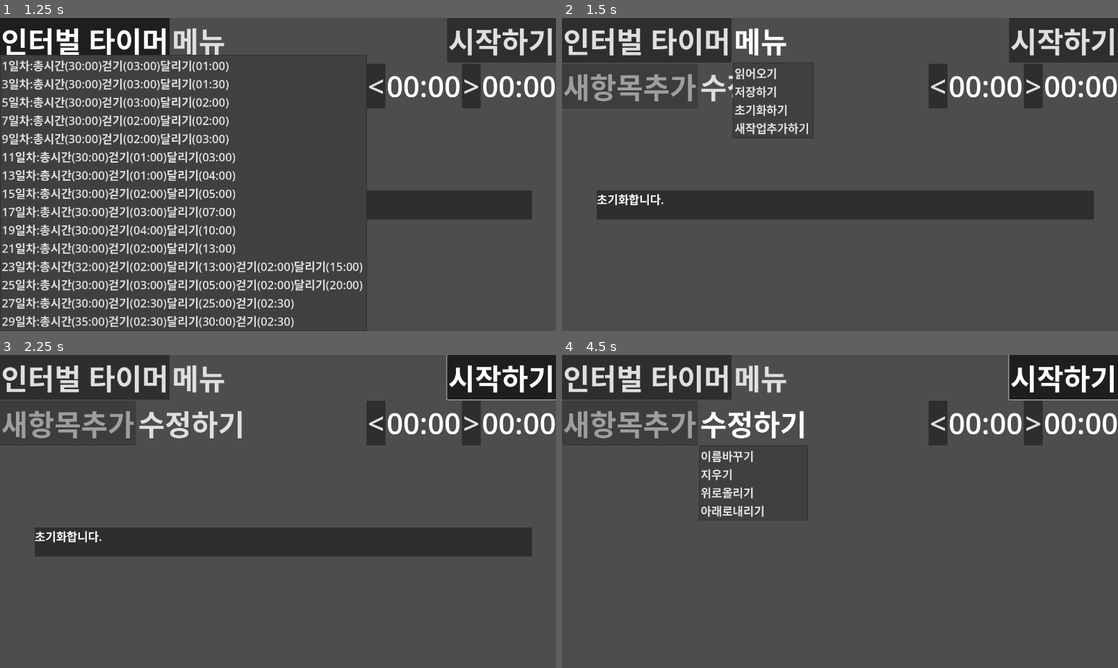
Above: before the commit, frames 1-4 (two rows, left to right).
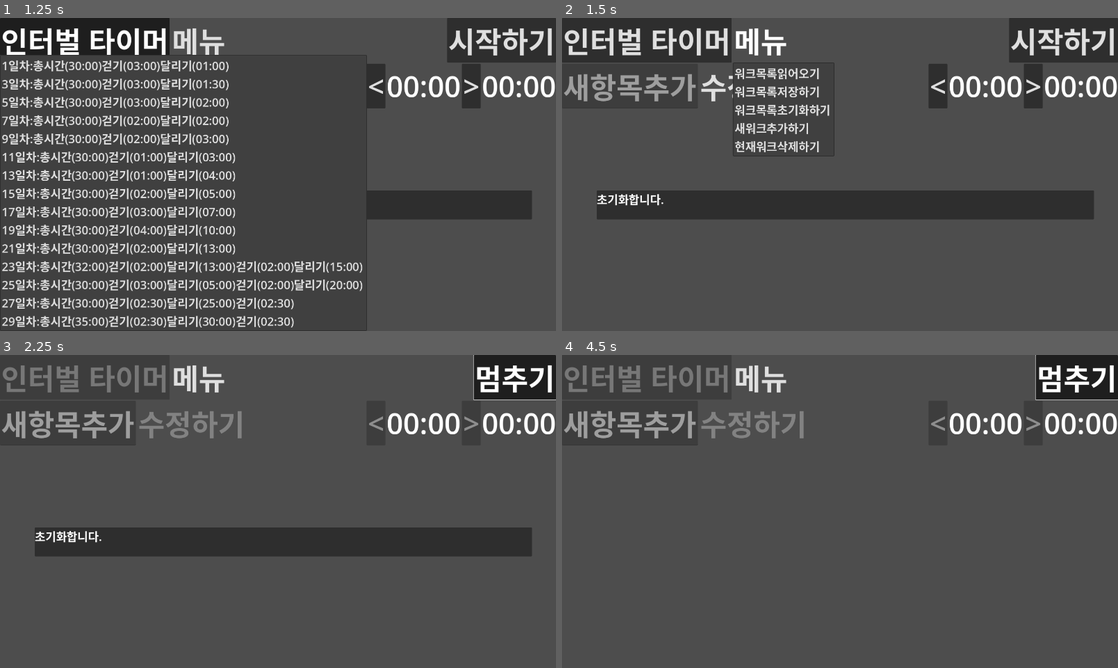
Above: after the commit, the same moments.

Repository: kasworld/maranic
Game: Godot game, scene res://main.tscn
Two runs of this game, one before a commit and one after it. Both use one fixed random seed, a clock stepped at 60 frames per second and the inputs below.
Inputs (mouse positions are in pixels of both pictures, inside the frame that each line leads up to):
- Up to frame 1 (1.25 s): click "인터벌 타이머" at 0.5 s
- Up to frame 2 (1.5 s): click "메뉴" at 1.25 s
- Up to frame 3 (2.25 s): click "시작하기" at 2 s
- Up to frame 4 (4.5 s): click "시작하기" (after the commit: "멈추기") at 2.75 s; click "시작하기" at 3.5 s; click (751, 423) at 4.25 s, where only the run before the commit has a clickable "수정하기"

Frame 1 is identical in both runs. In frame 2, 1.2% of the frame differs, in the area x 30-49%, y 14-45%; in frame 3, 2.9%; in frame 4, 3.5%, in the area x 0-95%, y 0-53%.
Error after the commit: Invalid access of index '0' on a base object of type: 'PackedStringArray'. (res://main.gd:8)

Commit message:
add del_current_work

Diff:
--- a/main.gd
+++ b/main.gd
@@ -12,6 +12,7 @@
 
 var work_list :WorkList
 var work_nodes = []
+var current_work_index = -1
 var sub_work_index = 1
 
 func update_time_labels()->void:
@@ -38,6 +39,7 @@
 	WorkListMenuButton.get_popup().clear()
 	for i in work_list.works.size():
 		WorkListMenuButton.get_popup().add_item(work_list.get_at(i).to_str(),i)
+	clear_work_nodes()
 
 func _on_timer_timeout() -> void:
 	if work_nodes[0].dec_remain_sec() != true: # fail to dec
@@ -60,17 +62,20 @@
 	var sel = WorkListMenuButton.get_popup().get_focused_item()
 	if sel ==-1 :
 		return
+	current_work_index = sel
 	select_work(sel)
 
 func select_work(work_index)->void:
 	var sel_wd = work_list.get_at(work_index)
-	WorkListMenuButton.text = sel_wd.title
 	text2speech("%s로 설정합니다." % sel_wd.title)
-	make_works(sel_wd)
+	clear_work_nodes()
+	make_work_nodes(sel_wd)
 	reset_time()
 	update_time_labels()
+	WorkListMenuButton.text = sel_wd.title
 
-func make_works(wk :WorkList.Work)->void:
+
+func clear_work_nodes()->void:
 	# clear
 	for i in work_nodes.size():
 		if i == 0:
@@ -80,6 +85,9 @@
 	work_nodes = [
 		$VBoxContainer/MainWorkContainer
 	]
+	$VBoxContainer/TitleContainer/WorkListMenuButton.text = "인터벌 타이머"
+
+func make_work_nodes(wk :WorkList.Work)->void:
 	for i in wk.sub_work_list.size()-1:
 		var wn = work_scene.instantiate()
 		wn.focus_mode = Control.FOCUS_ALL
@@ -111,14 +119,16 @@
 	if sel ==-1 :
 		return
 	match sel :
-		0: # 읽어오기
+		0: # 워크목록읽어오기
 			load_work_list()
-		1: # 저장하기
+		1: # 워크목록저장하기
 			save_work_list()
-		2: # 초기화하기
+		2: # 워크목록초기화하기
 			reset_work_list()
-		3: # 새작업추가하기
+		3: # 새워크추가하기
 			add_new_work()
+		4: # 현재워크삭제하기
+			del_current_work()
 		_: # unknown
 			print_debug("unknown", sel)
 
@@ -157,6 +167,13 @@
 	$TimedMessage.show_message("새워크를추가합니다.")
 	select_work( new_work_index )
 
+func del_current_work()->void:
+	var errmsg = work_list.del_at(current_work_index)
+	if not errmsg.is_empty() :
+		$TimedMessage.show_message(errmsg)
+		return
+	work_list2work_list_menu()
+
 # raw data
 var file_name = OS.get_system_dir(OS.SYSTEM_DIR_DOCUMENTS) + "/gd4timer_workdata.json"
 var work_rawdata = [
--- a/main.tscn
+++ b/main.tscn
@@ -31,15 +31,17 @@
 layout_mode = 2
 theme = ExtResource("3_sxpny")
 text = "메뉴"
-item_count = 4
-popup/item_0/text = "읽어오기"
+item_count = 5
+popup/item_0/text = "워크목록읽어오기"
 popup/item_0/id = 0
-popup/item_1/text = "저장하기"
+popup/item_1/text = "워크목록저장하기"
 popup/item_1/id = 1
-popup/item_2/text = "초기화하기"
+popup/item_2/text = "워크목록초기화하기"
 popup/item_2/id = 2
-popup/item_3/text = "새작업추가하기"
+popup/item_3/text = "새워크추가하기"
 popup/item_3/id = 3
+popup/item_4/text = "현재워크삭제하기"
+popup/item_4/id = 4
 
 [node name="MarginContainer" type="MarginContainer" parent="VBoxContainer/TitleContainer"]
 layout_mode = 2
--- a/work_list.gd
+++ b/work_list.gd
@@ -70,8 +70,11 @@
 	works.append(wk)
 	return works.size()-1
 
-func del_at(pos)->void:
+func del_at(pos)->String:
+	if pos < 0 or pos >= works.size() :
+		return "invalid index"
 	works.remove_at(pos)
+	return ""
 
 func get_at(pos)->Work:
 	return works[pos]
